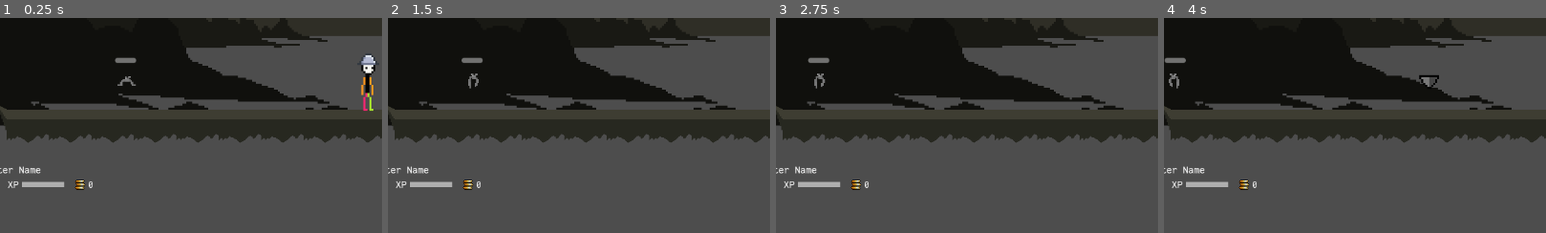
Above: before the commit, frames 1-4 (left to right).
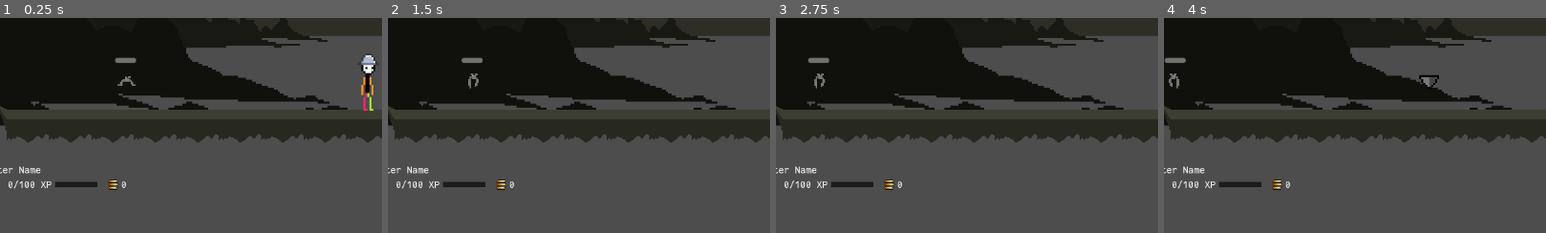
Above: after the commit, the same moments.

Repository: astrimbu/game-test
Game: Godot game, scene res://scenes/World.tscn
Same seed, same stepped clock (60 frames per second), same inputs: the game is played once before the commit and once after it.
Inputs (mouse positions are % of the whole screen's width and height, from its top left):
- Up to frame 1 (0.25 s): no input
- Up to frame 2 (1.5 s): move the mouse to (72, 45) at 0.52 s; hold Space (shoot) 0.53-1.28 s; hold Right (ui_right) from 0.53 s (still down); click (72, 45) at 0.67 s; tap Up (ui_up) at 0.77 s; move the mouse to (30, 55) at 1.27 s; tap Space (shoot) at 1.35 s
- Up to frame 3 (2.75 s): tap Up (ui_up) at 1.52 s; move the mouse to (60, 28) at 2.02 s; release Right (ui_right) at 2.03 s; hold Left (ui_left) from 2.03 s (still down); hold Space (shoot) from 2.03 s (still down)
- Up to frame 4 (4 s): move the mouse to (45, 70) at 2.77 s; release Left (ui_left) at 2.78 s; release Space (shoot) at 2.78 s; hold Right (ui_right) from 2.78 s (still down); tap Space (shoot) at 2.85 s; click (45, 70) at 2.92 s; tap Up (ui_up) at 3.02, 3.77 s; move the mouse to (80, 65) at 3.52 s; hold Space (shoot) from 3.53 s (still down)
The pictures show only the part of the screen within x 10-60%, y 50-100%; the shares and areas given below are measured in that part.

The runs differ from the first frame. In frame 1, 0.7% of the frame differs, in the area x 2-33%, y 75-80%; in frame 2, 0.7%; in frame 3, 0.7%; in frame 4, 0.7%.

Commit message:
Refactor item collection and resource management with EventBus

Diff:
--- a/scenes/World.tscn
+++ b/scenes/World.tscn
@@ -6,7 +6,6 @@
 [ext_resource type="PackedScene" uid="uid://b1is2meplsgd8" path="res://scenes/enemy/BatEnemy.tscn" id="2_rfy4o"]
 [ext_resource type="Texture2D" uid="uid://b8x0m4e0tsf2p" path="res://assets/mountains.png" id="3_41qhp"]
 [ext_resource type="Texture2D" uid="uid://dsie0tajx5u14" path="res://assets/Target.png" id="4_8y5h0"]
-[ext_resource type="PackedScene" uid="uid://c3u7u65sb1brk" path="res://scenes/DroppedItem.tscn" id="5_st1gf"]
 [ext_resource type="PackedScene" uid="uid://ctnspd1ddsbph" path="res://scenes/ui/UI.tscn" id="7_gwmih"]
 
 [sub_resource type="TileSetAtlasSource" id="TileSetAtlasSource_b6pvj"]
@@ -184,11 +183,6 @@
 
 [node name="BatEnemy" parent="." instance=ExtResource("2_rfy4o")]
 position = Vector2(320, 464)
-damage_per_hit = 2
-xp_value = 1
-coin_value = 1
-indicator_offset = 64.0
-dropped_item_scene = ExtResource("5_st1gf")
 
 [node name="Player" parent="." instance=ExtResource("2_npu5e")]
 position = Vector2(672, 464)
--- a/scenes/ui/ResourcesUI.tscn
+++ b/scenes/ui/ResourcesUI.tscn
@@ -1,11 +1,13 @@
-[gd_scene load_steps=4 format=3 uid="uid://ckb71rvixf3ol"]
+[gd_scene load_steps=5 format=3 uid="uid://ckb71rvixf3ol"]
 
 [ext_resource type="Texture2D" uid="uid://b4axpw0vdvooe" path="res://assets/Coins.png" id="1_2n26u"]
+[ext_resource type="Script" path="res://scripts/ui/resources_ui.gd" id="1_bwcks"]
 [ext_resource type="Texture2D" uid="uid://bd0bjwlih86fv" path="res://assets/XPBar.png" id="1_ug1vw"]
 [ext_resource type="Texture2D" uid="uid://bhh3cl7lryrwh" path="res://assets/XPBarFill.png" id="2_d4abv"]
 
 [node name="ResourcesUI" type="MarginContainer"]
 top_level = true
+script = ExtResource("1_bwcks")
 
 [node name="VBoxContainer" type="VBoxContainer" parent="."]
 layout_mode = 2
--- a/scripts/autoload/event_bus.gd
+++ b/scripts/autoload/event_bus.gd
@@ -5,7 +5,8 @@
 signal enemy_killed(enemy: CharacterBody2D)
 
 # Item signals
-signal item_picked_up(item: ItemData)
+signal item_collected(item_data: Dictionary)  # coins
+signal item_picked_up(item: ItemData)  # inventory items
 signal item_dropped(item: ItemData)
 signal equipment_changed(slot: String, item: ItemData)
 
@@ -72,6 +73,17 @@
 
 func publish_xp_gained(amount: int) -> void:
 	xp_gained.emit(amount)
+	# Update GameState
+	GameState.player_data.xp += amount
+	SaveManager.save_game()
+
+func publish_coins_gained(amount: int) -> void:
+	print("EventBus: Before coins update:", GameState.player_data.coins)
+	# Update GameState first
+	GameState.player_data.coins += amount
+	# Then emit the signal
+	coins_gained.emit(amount)
+	print("EventBus: After coins update:", GameState.player_data.coins)
 	SaveManager.save_game()
 
 func publish_player_hit(damage: int) -> void:
@@ -148,3 +160,6 @@
 
 func publish_target_lost() -> void:
 	target_lost.emit()
+
+func publish_item_collected(item_data: Dictionary) -> void:
+	item_collected.emit(item_data)
--- a/scripts/dropped_item.gd
+++ b/scripts/dropped_item.gd
@@ -1,7 +1,5 @@
 extends Area2D
 class_name DroppedItem
-
-signal collected(item_data: Dictionary)
 
 @onready var sprite = $Sprite2D
 @onready var animation_player = $AnimationPlayer
@@ -44,5 +42,9 @@
 	pass
 
 func collect():
-	collected.emit(item_data)
+	print("Collecting item:", item_data)
+	EventBus.publish_item_collected(item_data)
+	if item_data.type == "coin":
+		print("Publishing coin gain:", item_data.value)
+		EventBus.publish_coins_gained(item_data.value)
 	queue_free()
--- a/scripts/enemies/base_enemy.gd
+++ b/scripts/enemies/base_enemy.gd
@@ -116,9 +116,6 @@
 	is_dead = true
 	velocity = Vector2.ZERO
 
-	# Clear any player targeting this enemy
-	EventBus.publish_enemy_killed(self)
-
 	# Store respawn info before freeing
 	var type = enemy_type
 	var pos = spawn_position
@@ -126,7 +123,10 @@
 
 	# Update player resources through EventBus
 	EventBus.publish_xp_gained(xp_value)
-	EventBus.coins_gained.emit(coin_value)
+	EventBus.publish_enemy_killed(self)
+
+	# Spawn dropped items
+	spawn_dropped_items()
 
 	if animation_player.has_animation("die"):
 		animation_player.play("die")
@@ -138,6 +138,16 @@
 		EventBus.request_enemy_spawn(type, pos)
 
 	queue_free()
+
+func spawn_dropped_items() -> void:
+	# Spawn coin
+	if coin_value > 0:
+		var dropped_item = dropped_item_scene.instantiate()
+		get_parent().add_child(dropped_item)
+		dropped_item.initialize({
+			"type": "coin",
+			"value": coin_value
+		}, global_position)
 
 func _on_item_collected(item_data: Dictionary):
 	if item_data.type == "coin":
--- a/scripts/player_resources.gd
+++ b/scripts/player_resources.gd
@@ -5,14 +5,9 @@
 	GameState.set_resources_node(self)
 	# Connect to EventBus signals
 	EventBus.xp_gained.connect(_on_xp_gained)
-	EventBus.coins_gained.connect(_on_coins_gained)
 
-func _on_xp_gained(amount: int) -> void:
-	GameState.player_data.xp += amount
+func _on_xp_gained() -> void:
 	check_level_up()
-
-func _on_coins_gained(amount: int) -> void:
-	GameState.player_data.coins += amount
 
 func check_level_up() -> void:
 	var xp_for_next_level = GameState.player_data.level * 100  # Simple formula, adjust as needed
--- a/scripts/ui/resources_ui.gd
+++ b/scripts/ui/resources_ui.gd
@@ -20,17 +20,21 @@
 	_update_xp_bar()
 	coins_label.text = str(GameState.player_data.coins)
 
-	# Connect to EventBus signals instead of direct node signals
+	# Add debug print to verify connection
+	print("ResourcesUI connecting to EventBus signals")
+
+	# Connect to EventBus signals
+	EventBus.coins_gained.connect(_on_coins_changed)
 	EventBus.xp_gained.connect(_on_xp_changed)
-	EventBus.coins_gained.connect(_on_coins_changed)
 	EventBus.level_up.connect(_on_level_up)
 
 func _on_xp_changed(_amount: int) -> void:
 	level_progress = GameState.player_data.xp  # Get the total XP from GameState
 	_update_xp_bar()
 
-func _on_coins_changed(new_coins: int) -> void:
-	coins_label.text = str(new_coins)
+func _on_coins_changed(_new_coins: int) -> void:
+	print("ResourcesUI: GameState coins value:", GameState.player_data.coins)
+	coins_label.text = str(GameState.player_data.coins)
 
 func _on_level_up(new_level: int) -> void:
 	current_level = new_level
Not shown: 1 places in scenes/World.tscn that only renumber resources
